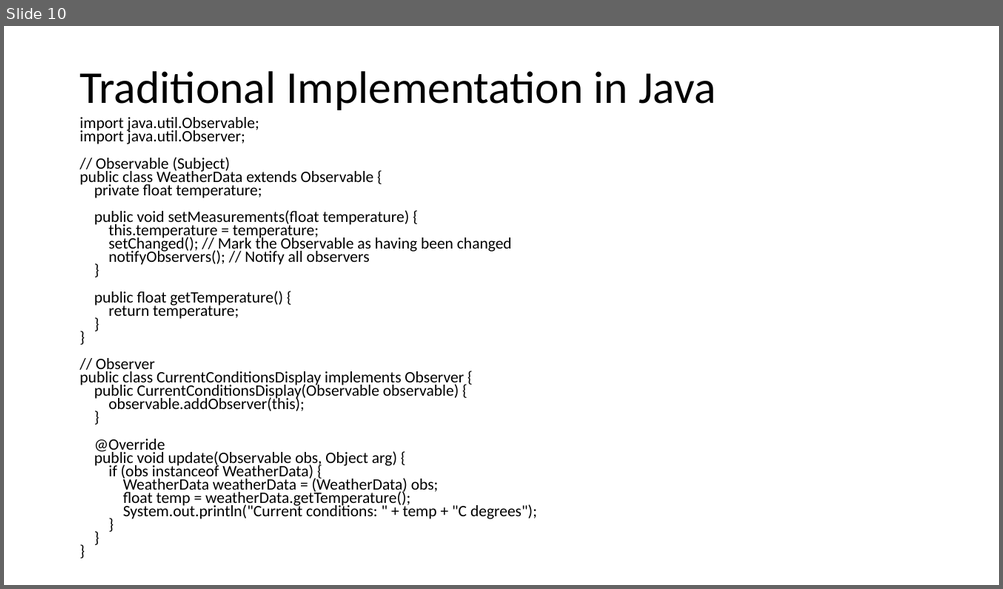
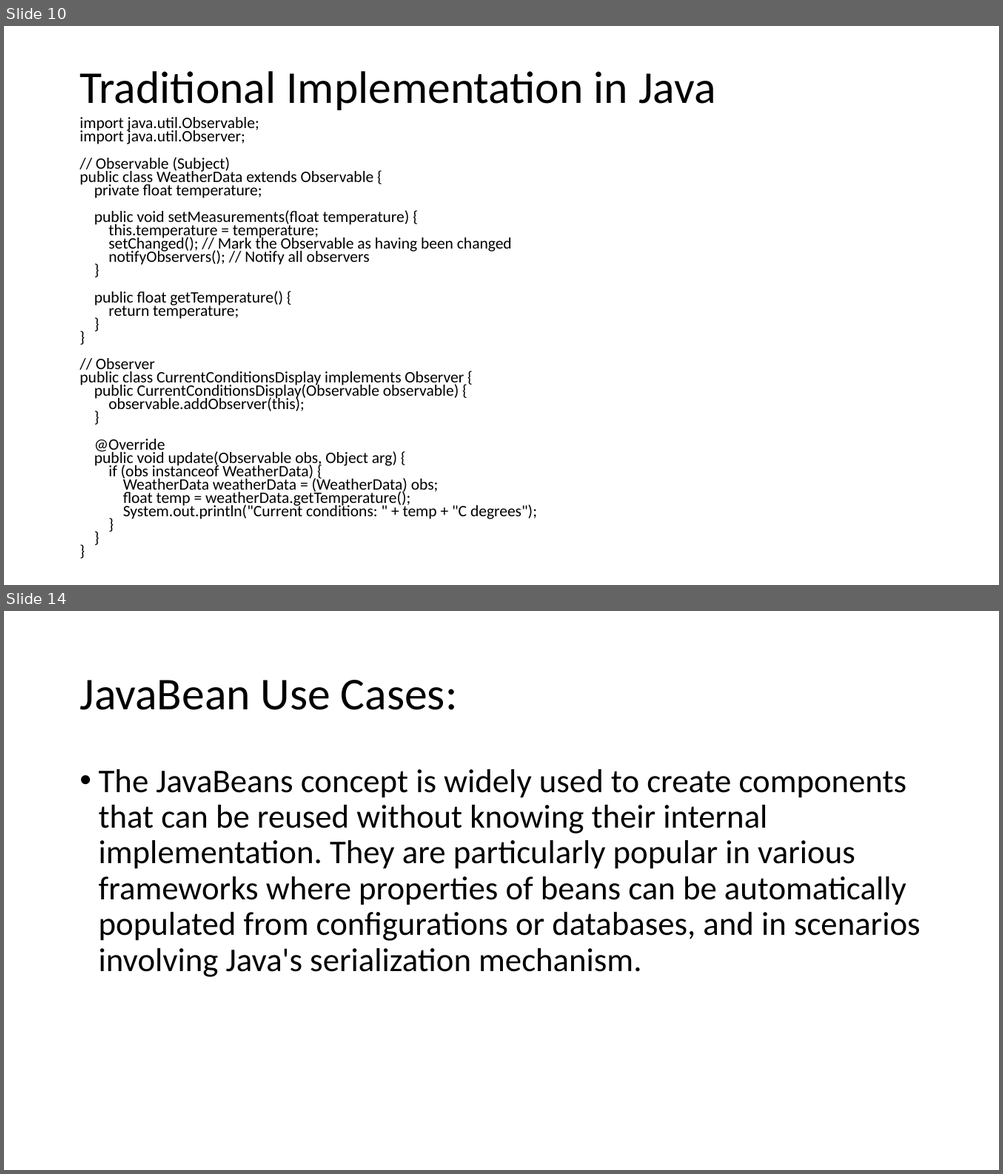
Before and after one commit to ChenTheInstructor/CSE248, a slide deck: Observer Design Pattern.pptx. Shown one above the other, each under a label of ours: slide 10 before the commit, slides 10 and 14 after it; the slides between them are not shown. The pictures are 1003x589 and 1003x1174 pixels, drawn with LibreOffice and Linux fonts; fonts in the diff are those of the drawing. Boxes give left, top, right and bottom in pixels: in the first picture for what was removed or moved away, otherwise in the second. Text is boxed around its words. In the diff, an @@ line names an element or a change of style, - is before the commit and + after.

```diff
--- a/Observer Design Pattern.pptx
+++ b/Observer Design Pattern.pptx
@@ slide 14 added at [4, 611, 999, 1170], background #FFFFFF @@
@@ title added at [79, 680, 458, 710], 44 pt, text #000000 @@
+JavaBean Use Cases:
@@ text added at [99, 769, 920, 977], 32 pt, text #000000 @@
+• The JavaBeans concept is widely used to create components that can be reused without knowing their internal implementation. They are particularly popular in various frameworks where properties of beans can be automatically populated from configurations or databases, and in scenarios involving Java's serialization mechanism.
```
Also in this commit, not shown: 1 slide changed, 22 other slides added, 4 other files.
